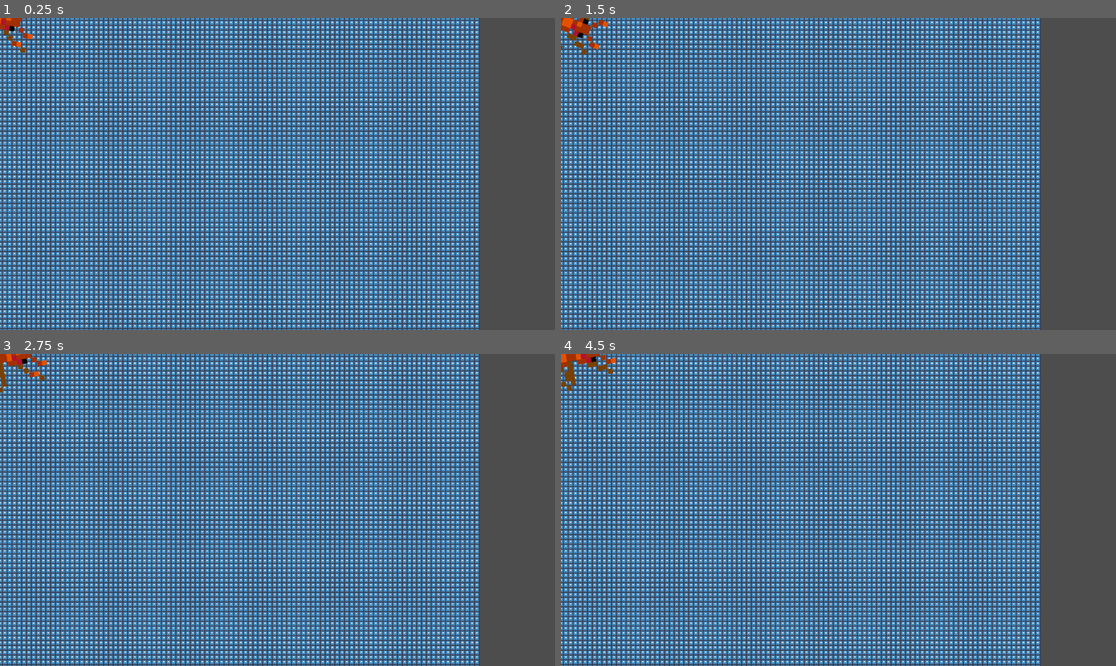
Above: before the commit, frames 1-4 (two rows, left to right).
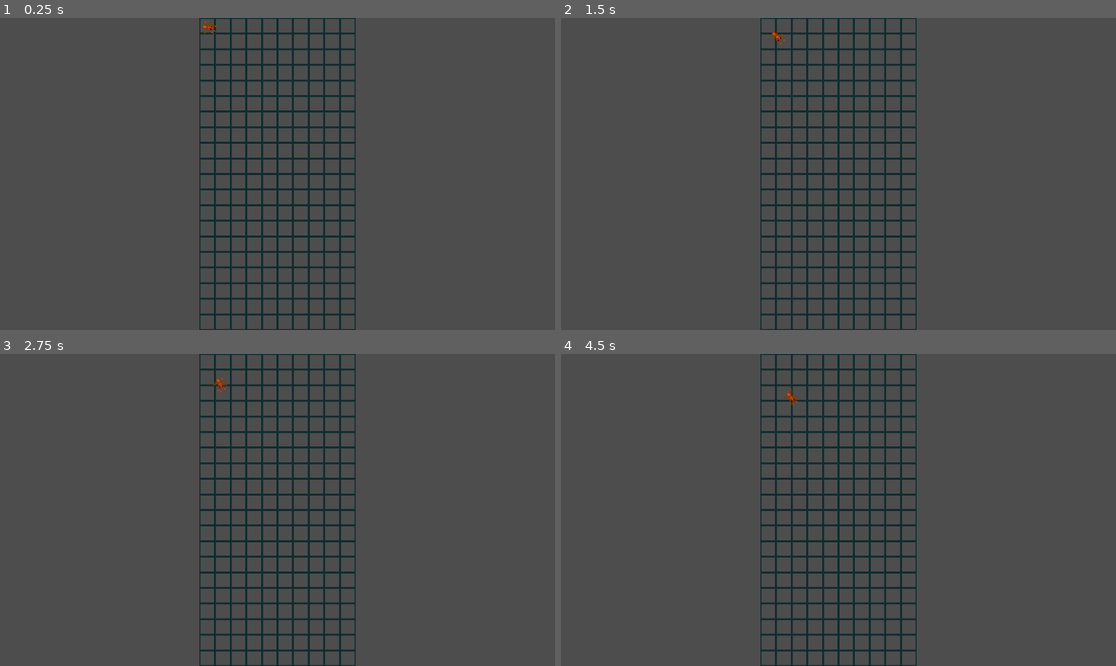
Above: after the commit, the same moments.

Repository: pmaitland/GGJ2026
Game: Godot game, scene res://scenes/main.tscn
Same seed, same stepped clock (60 frames per second), same inputs: the game is played once before the commit and once after it. The engine's default icon, where the game draws it, is replaced by a stand-in: a white triangle on a blue panel in a dark square.
Inputs (mouse positions are in pixels of both pictures, inside the frame that each line leads up to):
- Up to frame 1 (0.25 s): no input
- Up to frame 2 (1.5 s): move the mouse to (566, 24) at 0.52 s; click (566, 24) at 0.67 s; move the mouse to (572, 24) at 1.27 s; click (572, 24) at 1.42 s
- Up to frame 3 (2.75 s): move the mouse to (16, 360) at 2.02 s; click (16, 360) at 2.17 s
- Up to frame 4 (4.5 s): move the mouse to (577, 360) at 2.77 s; click (577, 360) at 2.92 s; move the mouse to (583, 360) at 3.52 s; click (583, 360) at 3.67 s; move the mouse to (588, 360) at 4.27 s; click (588, 360) at 4.42 s

The runs differ from the first frame. In frame 1, 66% of the frame differs, in the area x 0-87%, y 0-100%; in frame 2, 66%; in frame 3, 66%; in frame 4, 66%.

Commit message:
dragging and scaling

Diff:
--- a/mask/scenes/ant.tscn
+++ b/mask/scenes/ant.tscn
@@ -4,7 +4,7 @@
 [ext_resource type="SpriteFrames" uid="uid://cq7pnvkyufk5g" path="res://sprites/basic_ant.tres" id="2_4guct"]
 
 [sub_resource type="CircleShape2D" id="CircleShape2D_8svqu"]
-radius = 70.256676
+radius = 8.062258
 
 [node name="Ant" type="RigidBody2D" unique_id=567423736]
 gravity_scale = 0.0
@@ -13,7 +13,6 @@
 
 [node name="AnimatedSprite2D" type="AnimatedSprite2D" parent="." unique_id=1203413574]
 rotation = 1.5707964
-scale = Vector2(10, 10)
 sprite_frames = ExtResource("2_4guct")
 autoplay = "default"
 
--- a/mask/scenes/cell.tscn
+++ b/mask/scenes/cell.tscn
@@ -1,21 +1,21 @@
 [gd_scene format=3 uid="uid://cphwh3f7snx88"]
 
 [ext_resource type="Script" uid="uid://bcmpv7tt40hav" path="res://scripts/cell.gd" id="1_0s7o3"]
-[ext_resource type="Texture2D" uid="uid://cnfytrl0jhugb" path="res://icon.svg" id="2_nm02e"]
+[ext_resource type="Texture2D" uid="uid://blql4h2vhj1dj" path="res://sprites/cell_outline.png" id="2_0s7o3"]
 
 [sub_resource type="RectangleShape2D" id="RectangleShape2D_0s7o3"]
+size = Vector2(32, 32)
 
 [node name="Cell" type="Node2D" unique_id=1762616842]
-scale = Vector2(0.1, 0.1)
 script = ExtResource("1_0s7o3")
 
 [node name="Sprite2D" type="Sprite2D" parent="." unique_id=298351152]
-texture = ExtResource("2_nm02e")
+texture = ExtResource("2_0s7o3")
 
 [node name="Area2D" type="Area2D" parent="." unique_id=1306206888]
 
 [node name="CollisionShape2D" type="CollisionShape2D" parent="Area2D" unique_id=1643793587]
-scale = Vector2(6, 6)
+scale = Vector2(0.99999976, 0.99999976)
 shape = SubResource("RectangleShape2D_0s7o3")
 
 [connection signal="input_event" from="Area2D" to="." method="_on_area_2d_input_event"]
--- a/mask/scenes/main.tscn
+++ b/mask/scenes/main.tscn
@@ -2,10 +2,13 @@
 
 [ext_resource type="PackedScene" uid="uid://4chjb2atieiw" path="res://scenes/grid.tscn" id="1_0wfyh"]
 [ext_resource type="PackedScene" uid="uid://dq8kaxvg6oe0" path="res://scenes/ant.tscn" id="1_o5qli"]
+[ext_resource type="Script" uid="uid://ulmohv3g86x2" path="res://scripts/camera.gd" id="3_sugp2"]
 
 [node name="Main" type="Node2D" unique_id=1238660768]
 
 [node name="Grid" parent="." unique_id=486579014 instance=ExtResource("1_0wfyh")]
 
 [node name="Ant" parent="." unique_id=567423736 instance=ExtResource("1_o5qli")]
-position = Vector2(1, 1)
+
+[node name="Camera2D" type="Camera2D" parent="." unique_id=916026731]
+script = ExtResource("3_sugp2")
--- a/mask/scripts/a_star.gd
+++ b/mask/scripts/a_star.gd
@@ -2,13 +2,17 @@
 
 
 var _a_star: AStar2D
+var _start_id: int
 var _goal_id: int
-const SCALE: float = 10
+const SCALE: float = 16 # must match cell sprite size!!!
 var width: int = 0
 var height: int = 0
 
 
-func init(w: int, h: int, goal: Vector2) -> void:
+func init(w: int, h: int, start: Vector2, goal: Vector2) -> void:
+	if start.x < 0 or start.y < 0 or start.x >= w or start.y >= h:
+		push_error("Start is outside bounds.")
+		return
 	if goal.x < 0 or goal.y < 0 or goal.x >= w or goal.y >= h:
 		push_error("Goal is outside bounds.")
 		return
@@ -20,6 +24,8 @@
 			var id: int = _a_star.get_available_point_id()
 			var coords: Vector2 = Vector2(x, y)
 			_a_star.add_point(id, coords)
+			if coords == start:
+				_start_id = id
 			if coords == goal:
 				_goal_id = id
 			var neighbour_id: int
@@ -44,11 +50,19 @@
 func set_disabled(cell: Vector2, disabled: bool) -> void:
 	var id: int = _a_star.get_closest_point(cell, true)
 	_a_star.set_point_disabled(id, disabled)
+	if !_path_possible():
+		_a_star.set_point_disabled(id, false)
 
 
 func toggle_disabled(cell: Vector2) -> void:
 	var id: int = _a_star.get_closest_point(cell, true)
 	_a_star.set_point_disabled(id, !_a_star.is_point_disabled(id))
+	if !_path_possible():
+		_a_star.set_point_disabled(id, false)
+
+
+func _path_possible() -> bool:
+	return _a_star.get_point_path(_start_id, _goal_id).size() > 0
 
 
 func global_to_cell(pos: Vector2) -> Vector2:
--- /dev/null
+++ b/mask/scripts/camera.gd
@@ -0,0 +1,11 @@
+extends Camera2D
+
+
+func _process(_delta: float) -> void:
+	var viewport_size = get_viewport_rect().size
+	var level_size = Vector2(AStar.width, AStar.height) * AStar.SCALE
+	var zoom_x = viewport_size.x / level_size.x
+	var zoom_y = viewport_size.y / level_size.y
+	var new_zoom = min(zoom_x, zoom_y)
+	zoom = Vector2(new_zoom, new_zoom)
+	position = (level_size / 2) - Vector2(AStar.SCALE, AStar.SCALE) / 2
--- a/mask/scripts/cell.gd
+++ b/mask/scripts/cell.gd
@@ -1,7 +1,7 @@
 extends Node2D
 
 
-func _on_area_2d_input_event(_viewport: Node, event: InputEvent, _shape_idx: int) -> void:
-	if event is InputEventMouseButton and event.is_released():
+func _on_area_2d_input_event(_viewport: Node, _event: InputEvent, _shape_idx: int) -> void:
+	if Input.is_mouse_button_pressed(MOUSE_BUTTON_LEFT):
 		AStar.set_disabled(AStar.global_to_cell(global_position), true)
 		visible = !AStar.is_disabled(AStar.global_to_cell(global_position))
--- a/mask/scripts/grid.gd
+++ b/mask/scripts/grid.gd
@@ -2,7 +2,7 @@
 
 
 func _ready() -> void:
-	AStar.init(100, 100, Vector2(99, 99))
+	AStar.init(10, 20, Vector2(0, 0), Vector2(9, 19))
 	var cell_scene = load("res://scenes/cell.tscn")
 	for y in AStar.height:
 		for x in AStar.width:
Not shown, added: mask/scripts/camera.gd.uid
Binary file added: mask/sprites/cell_outline.png
Not shown, added: mask/sprites/cell_outline.png.import
